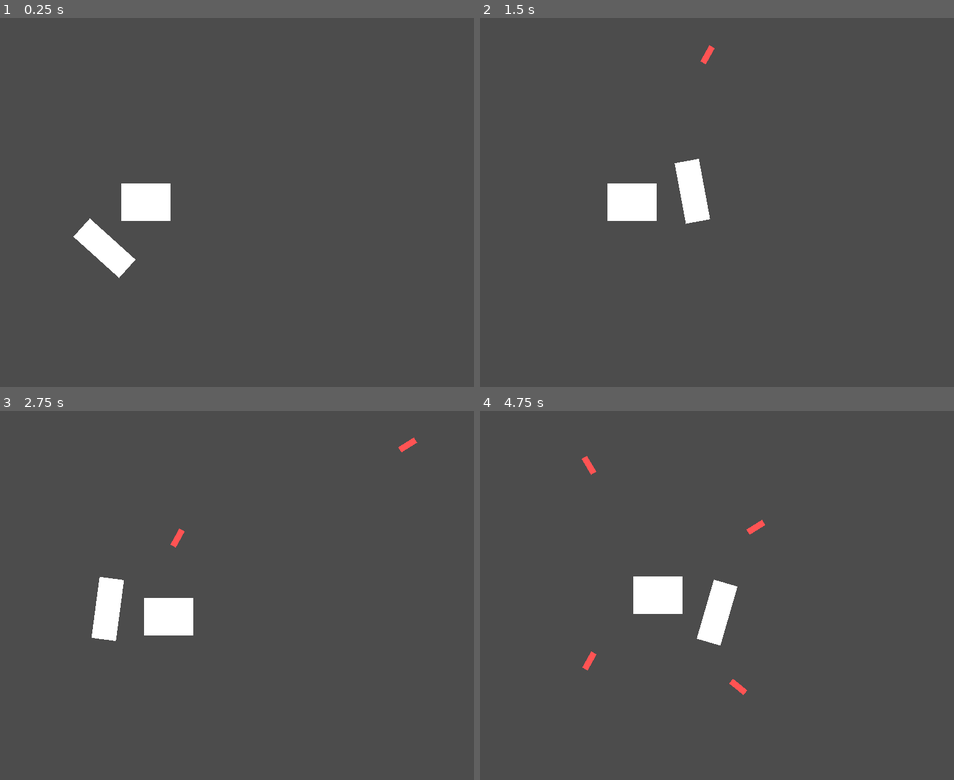
Above: before the commit, frames 1-4 (two rows, left to right).
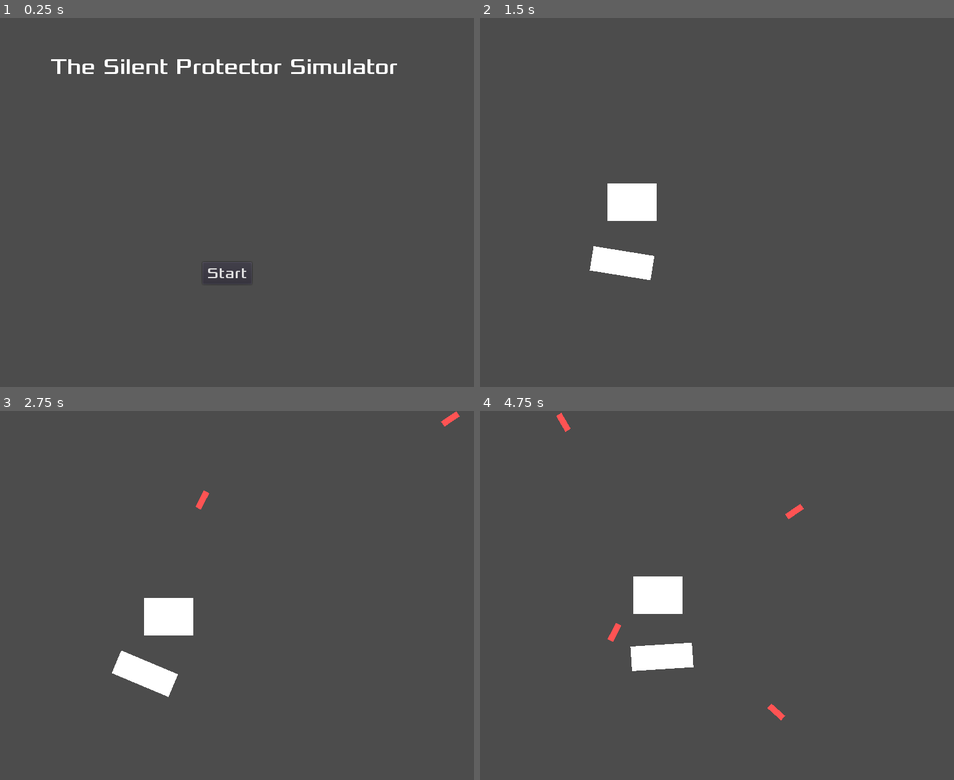
Above: after the commit, the same moments.

Repository: honoriocassiano/the-silent-protector-simulator
Game: Godot game, scene res://Main.tscn
Same seed, same stepped clock (60 frames per second), same inputs: the game is played once before the commit and once after it.
Inputs (mouse positions are in pixels of both pictures, inside the frame that each line leads up to):
- Up to frame 1 (0.25 s): no input
- Up to frame 2 (1.5 s): click (707, 272) at 0.5 s, where only the run after the commit has a clickable "Start"; move the mouse to (816, 184) at 1.27 s; hold Right (move_right) from 1.28 s (still down)
- Up to frame 3 (2.75 s): move the mouse to (127, 613) at 2.02 s; release Right (move_right) at 2.03 s; hold Down (move_down) from 2.03 s (still down)
- Up to frame 4 (4.75 s): move the mouse to (754, 514) at 2.77 s; release Down (move_down) at 2.78 s; hold Right (move_right) 2.78-3.53 s; move the mouse to (683, 669) at 3.52 s; hold Up (move_up) 3.53-4.28 s; move the mouse to (854, 650) at 4.27 s; hold Left (move_left) from 4.28 s (still down)

The runs differ from the first frame. In frame 1, 3.1% of the frame differs, in the area x 10-84%, y 11-71%; in frame 2, 1.8%; in frame 3, 2.0%; in frame 4, 2.3%.

Commit message:
Implement real start screen

Diff:
--- a/Bed.gd
+++ b/Bed.gd
@@ -5,7 +5,14 @@
 
 signal position_ready(pos)
 
+func start():
+	# Show when game starts
+	show()
+
 func _ready():
+	# Hide at start screen
+	hide()
+
 	screen_size = get_viewport_rect().size
 
 	position.x = screen_size.x / 3
--- a/HUD.gd
+++ b/HUD.gd
@@ -1,12 +1,16 @@
 extends CanvasLayer
+
+signal start_game()
 
 # Called when the node enters the scene tree for the first time.
 func _ready():
 
 	# Remove this line when implement "Start"
-	$StartScreen.hide()
+#	$StartScreen.hide()
 
 	pass # Replace with function body.
 
 func _on_Button_pressed():
 	$StartScreen.hide()
+
+	emit_signal("start_game")
--- a/Main.gd
+++ b/Main.gd
@@ -8,8 +8,6 @@
 # Called when the node enters the scene tree for the first time.
 func _ready():
 
-	$ShootSpawnTimer.start()
-
 	randomize()
 
 	pass # Replace with function body.
@@ -18,6 +16,15 @@
 # Called every frame. 'delta' is the elapsed time since the previous frame.
 #func _process(delta):
 #	pass
+
+func new_game():
+
+	$Bed.start()
+	$Soldier.start()
+
+	$ShootSpawnTimer.start()
+
+	pass
 
 func _on_ShootSpawnTimer_timeout():
 
@@ -57,3 +64,8 @@
 #	shoot.linear_velocity = shoot.linear_velocity.rotated(direction)
 
 	add_child(shoot)
+
+
+func _on_HUD_start_game():
+
+	new_game()
--- a/Main.tscn
+++ b/Main.tscn
@@ -15,12 +15,15 @@
 script = ExtResource( 4 )
 Shoot = ExtResource( 5 )
 
+[node name="ShootSpawnTimer" type="Timer" parent="."]
+
+[node name="HUD" parent="." instance=ExtResource( 2 )]
+
 [node name="Bed" parent="." instance=ExtResource( 1 )]
 position = Vector2( 228.715, 223.253 )
 
 [node name="Soldier" parent="." instance=ExtResource( 3 )]
 position = Vector2( 230.927, 384.434 )
-gravity_scale = 0.0
 
 [node name="ShootPath" type="Path2D" parent="."]
 curve = SubResource( 1 )
@@ -28,9 +31,6 @@
 [node name="ShootSpawnLocation" type="PathFollow2D" parent="ShootPath"]
 position = Vector2( -0.615845, -3.41257 )
 rotation = 0.00314968
-
-[node name="ShootSpawnTimer" type="Timer" parent="."]
-
-[node name="CanvasLayer" parent="." instance=ExtResource( 2 )]
+[connection signal="timeout" from="ShootSpawnTimer" to="." method="_on_ShootSpawnTimer_timeout"]
+[connection signal="start_game" from="HUD" to="." method="_on_HUD_start_game"]
 [connection signal="position_ready" from="Bed" to="." method="_on_Bed_position_ready"]
-[connection signal="timeout" from="ShootSpawnTimer" to="." method="_on_ShootSpawnTimer_timeout"]
--- a/Soldier.gd
+++ b/Soldier.gd
@@ -4,11 +4,16 @@
 
 export var speed = 10
 
-
 # Called when the node enters the scene tree for the first time.
 func _ready():
+	# Hide at start screen
+	hide()
+
 	keep_in_circumference()
 
+func start():
+	# Show when game starts
+	show()
 
 func _physics_process(delta):
 	pass
